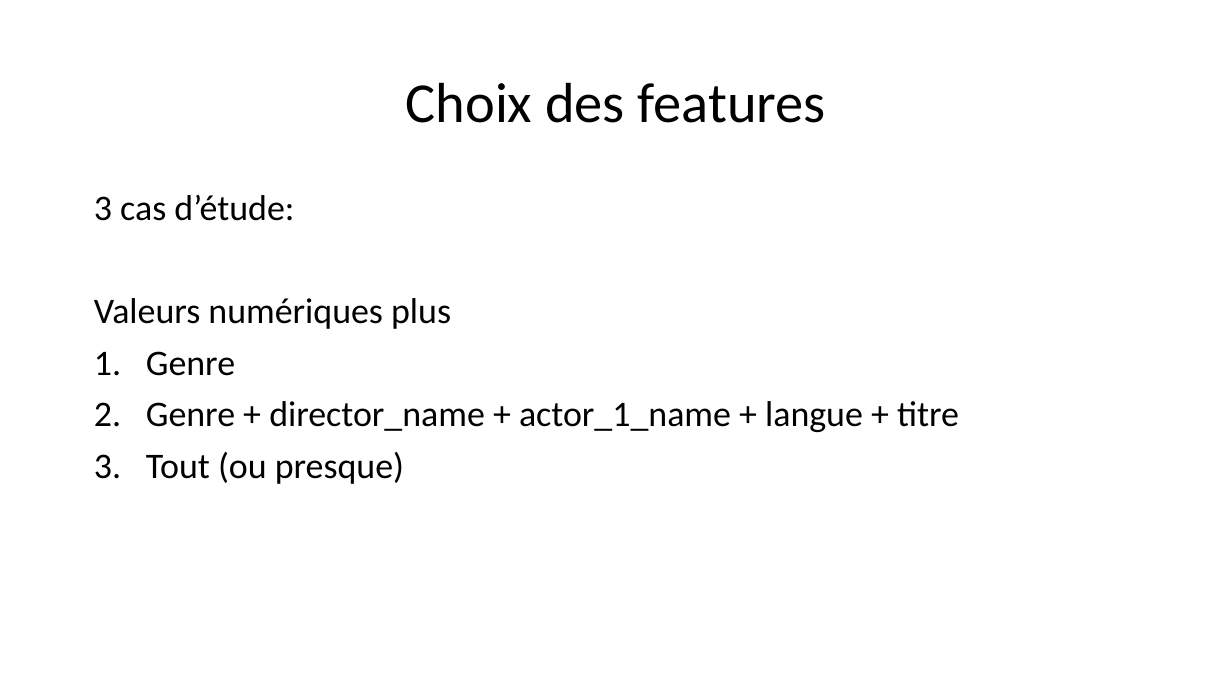
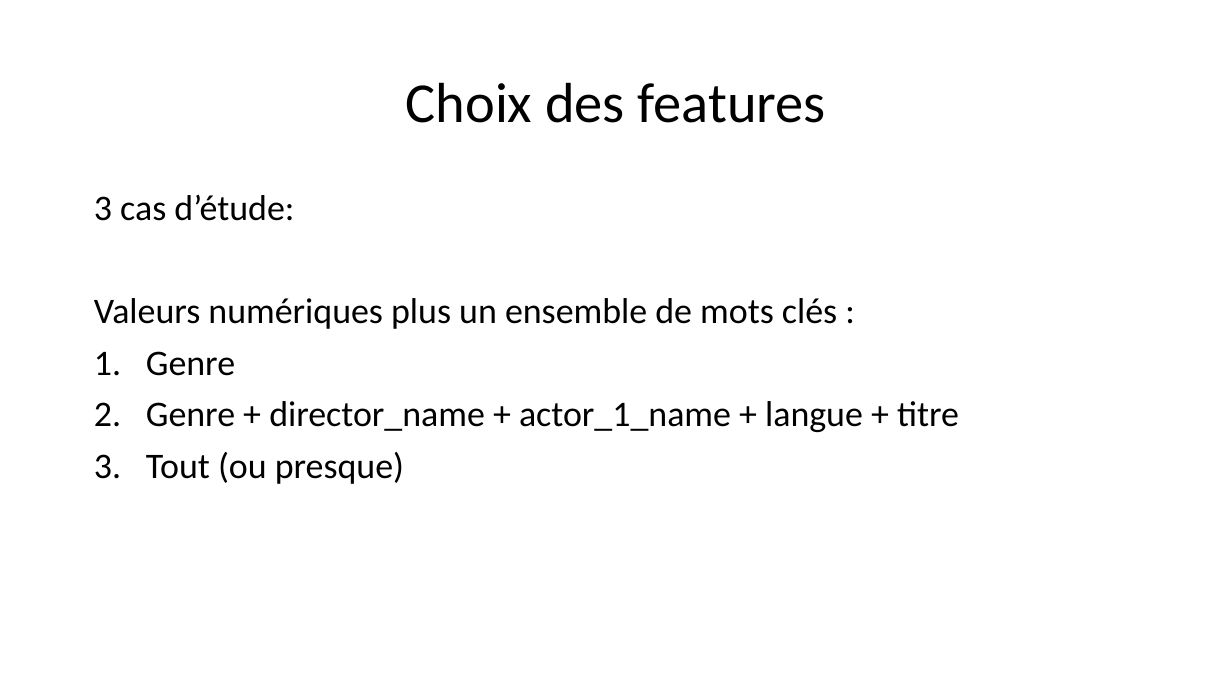
Before and after one commit to morganscao/Projet3, a slide deck: slide 12 of Rapport/Moteur de recommandations de films.pptx. Drawn at 1232x693 pixels with LibreOffice and Linux fonts; fonts in the diff are those of the drawing. Boxes give left, top, right and bottom in pixels: in the first picture for what was removed or moved away, otherwise in the second. Text is boxed around its words. In the diff, an @@ line names an element or a change of style, - is before the commit and + after.

```diff
--- a/Rapport/Moteur de recommandations de films.pptx
+++ b/Rapport/Moteur de recommandations de films.pptx
@@ text at box(94, 298, 837, 329): text changed @@
-Valeurs numériques plus
+Valeurs numériques plus un ensemble de mots clés :
```
Also in this commit, not shown: 10 other slides changed, 2 slides added, 1 other file.
